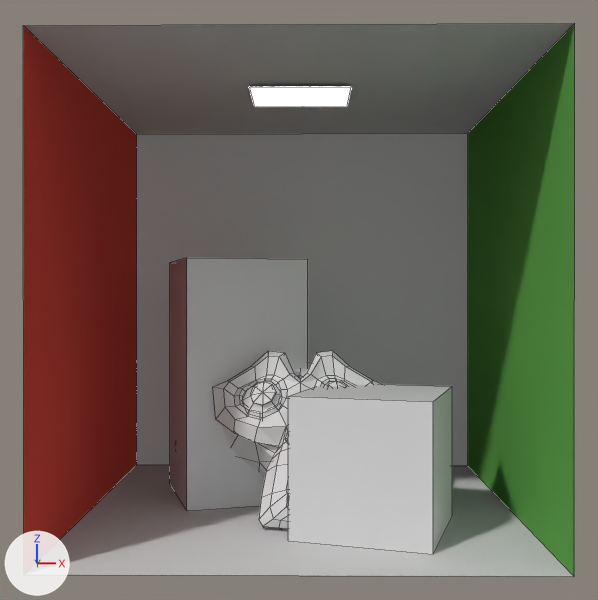
The Blender file scenes/cornell-box/cornell-box.blend: old version first, new version second.
Both versions are drawn from a camera (50 mm lens) standing at (0.04, -4.02, 1.01) and looking at (-0.01, 0.0, 1.0). Lighting does not change. The marker at lower left points along +X, +Y and +Z. Mesh edges are drawn as thin lines.

The first picture shows 'Suzanne', 'light-dummy', 'long-cube', 'short-cube', 'walls'.
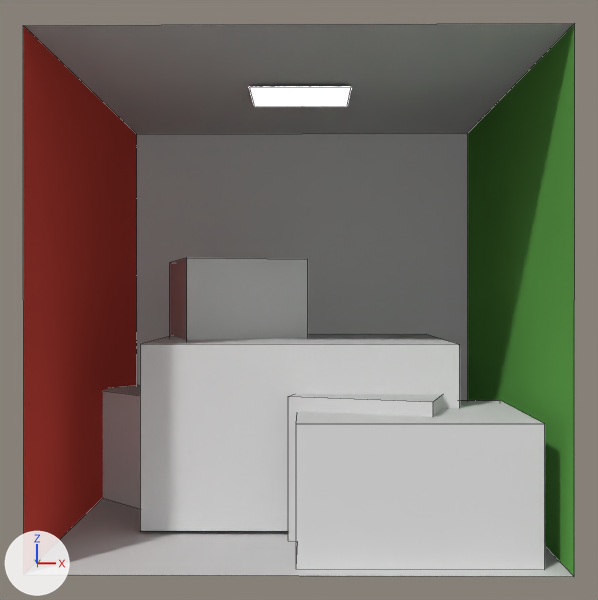
Commit message: started integrating different meshes to to cornell mox

Changed parts and their boxes [x1, y1, x2, y2] in the pictures (598 x 600 px):
'Suzanne.001', added
    after: [296, 400, 545, 570]
'Suzanne', reshaped
    before: [213, 351, 381, 530]
    after: [140, 334, 460, 531]
'Suzanne.002', added
    after: [103, 385, 140, 508]
part 1 of me_suzanne, rebuilt
    before: [213, 351, 381, 530]
    after: [103, 334, 545, 570]
part 2 of me_suzanne, deleted
    before: [323, 381, 346, 387]
part 3 of me_suzanne, deleted
    before: [242, 381, 281, 418]
'short-cube', unchanged, covered by the edit
    before: [288, 384, 452, 554]
    after: [288, 394, 443, 542]

Edits to the bpy script that builds the scene:
```text
Change me_suzanne:
    used by ob_suzanne; location = (0.0, 0.052, 0.252); rotation_euler = (-0.604, 0.0, 0.0), in degrees (-35, 0, 0); scale = (0.484, 0.484, 0.484)
    remove me_suzanne.from_pydata(...)  # 507 vertices, 500 faces; spans x -1.37..1.37, y -0.85..0.85, z -0.98..0.98
    add me_suzanne.from_pydata(...)  # 8 vertices, 6 faces; spans x -1.4..1.41, y -1.57..1.15, z -1.03..1.55
    me_suzanne part 1: the loose piece of 441 vertices spanning x -1.37..1.37, y -0.85..0.85, z -0.98..0.98 is rebuilt with 8 vertices and now spans x -1.4..1.41, y -1.57..1.15, z -1.03..1.55
    me_suzanne part 2: the loose piece of 33 vertices spanning x 0.08..0.62, y -0.83..-0.56, z -0.02..0.52 is deleted
    me_suzanne part 3: the loose piece of 33 vertices spanning x -0.62..-0.08, y -0.83..-0.56, z -0.02..0.52 is deleted
Add ob_suzanne_001:
    ob_suzanne_001 = bpy.data.objects.new('Suzanne.001', me_suzanne)
    ob_suzanne_001.location = (0.452, -0.562, 0.161)
    ob_suzanne_001.rotation_euler = (-0.604, 0.0, 0.0)  # degrees (-35, 0, 0)
    ob_suzanne_001.scale = (0.329, 0.329, 0.329)
Add ob_suzanne_002:
    ob_suzanne_002 = bpy.data.objects.new('Suzanne.002', me_suzanne)
    ob_suzanne_002.location = (-0.507, 0.338, 0.161)
    ob_suzanne_002.rotation_euler = (-0.604, 0.0, 0.83)  # degrees (-35, 0, 48)
    ob_suzanne_002.scale = (0.329, 0.329, 0.329)
```
